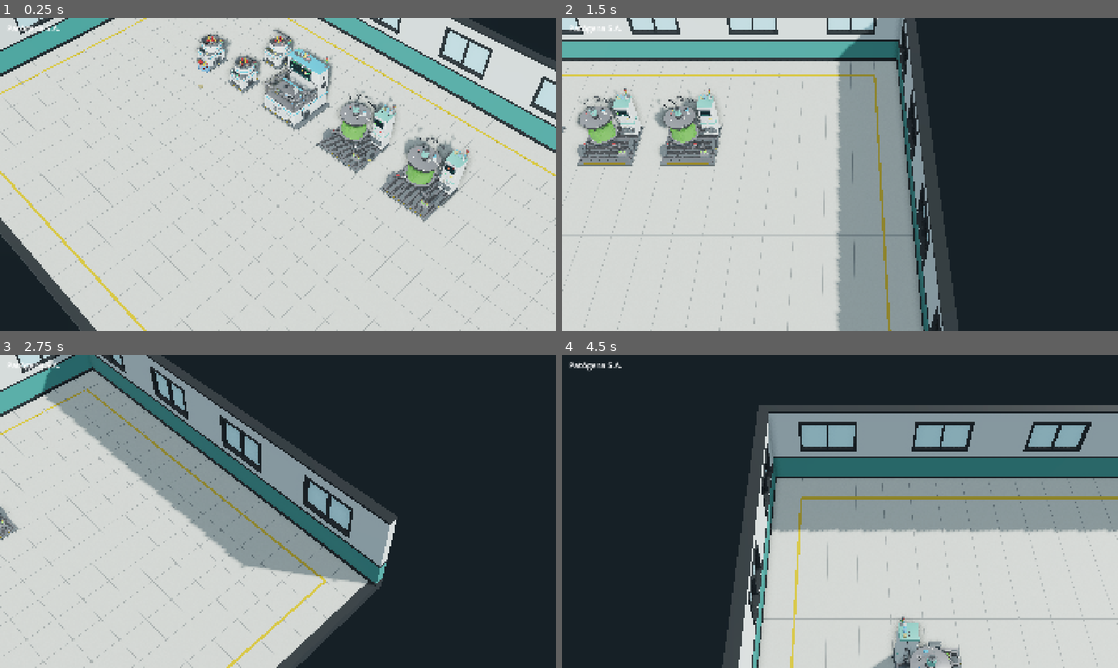
Above: before the commit, frames 1-4 (two rows, left to right).
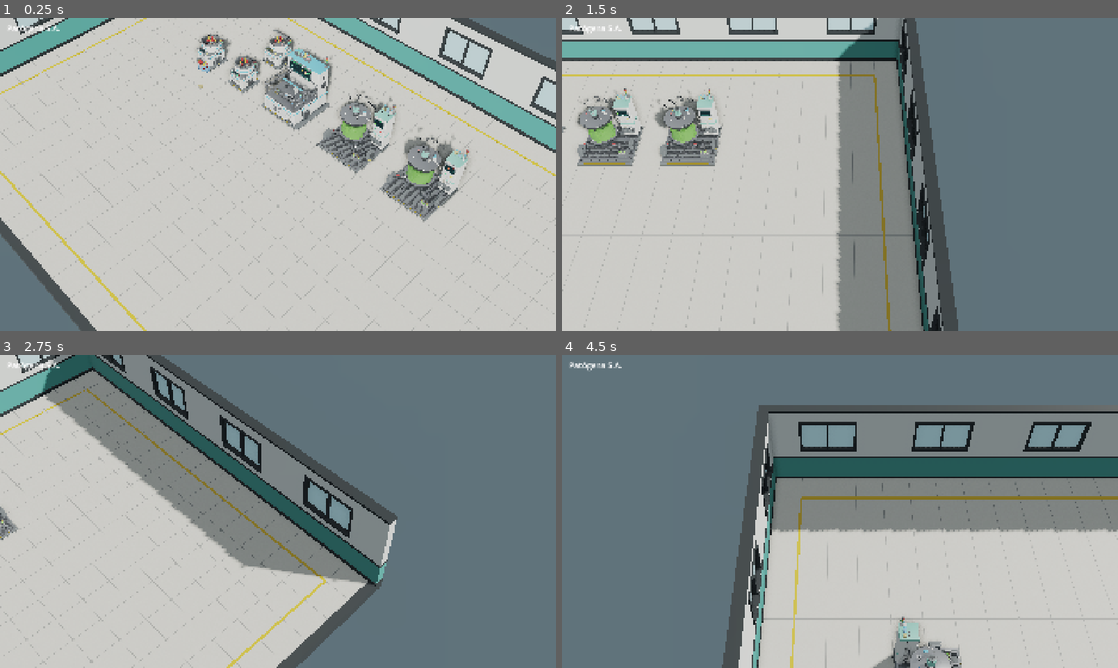
Above: after the commit, the same moments.

Repository: kutedo2001/Patogena
Game: Godot game, scene res://escenas/principal.tscn
The game is run twice, just before and just after one commit, with the same random seed, the same clock (stepped at 60 frames per second) and the same inputs.
Inputs (mouse positions are in pixels of both pictures, inside the frame that each line leads up to):
- Up to frame 1 (0.25 s): no input
- Up to frame 2 (1.5 s): tap Enter at 0.5 s; move the mouse to (962, 158) at 0.52 s; hold Right (ui_right) 0.53-1.25 s; tap Q at 0.6 s; click (962, 158) at 0.67 s; drag from (728, 190) to (812, 237) at 1.27 s
- Up to frame 3 (2.75 s): tap Space at 2 s; move the mouse to (333, 442) at 2.02 s; hold Right (ui_right) from 2.03 s (still down); tap Q at 2.1 s
- Up to frame 4 (4.5 s): release Right (ui_right) at 2.75 s; drag from (812, 574) to (673, 464) at 2.77 s; tap Enter at 3.5 s; move the mouse to (1006, 558) at 3.52 s; hold Left (ui_left) 3.53-4.25 s; tap Q at 3.6 s; drag from (673, 464) to (756, 433) at 4.27 s

The runs differ from the first frame. In frame 1, 3.5% of the frame differs, in the area x 0-100%, y 0-100%; in frame 2, 43%; in frame 3, 57%; in frame 4, 59%.

Commit message:
build: paso a Godot 4.7 y luz web recalibrada (B1)
Co-Authored-By: Claude Opus 5.5 <noreply@anthropic.com>
Claude-Session: https://claude.ai/code/session_01FTH4Ncez4QxregiZRWV3gW

Diff:
--- a/project.godot
+++ b/project.godot
@@ -5,7 +5,7 @@
 config/name="Patógena S.A."
 run/main_scene="res://escenas/principal.tscn"
 config/description="Fábrica 3D isométrica de un laboratorio que provoca un apocalipsis zombi."
-config/features=PackedStringArray("4.3", "Forward Plus")
+config/features=PackedStringArray("4.7", "Forward Plus")
 
 [internationalization]
 locale/fallback="es"
--- a/scripts/principal.gd
+++ b/scripts/principal.gd
@@ -48,12 +48,12 @@
 
 ## Compatibility (web/móvil) en Godot 4.3 no pasa a lineal el color de fondo ni
 ## el ambiente y no tiene SSAO: se compensa para que se vea como en PC (B1).
+const AJ_EXPOSICION := 0.88
+
 func _igualar_renderizadores() -> void:
 	if RenderingServer.get_rendering_device() != null:  # con RenderingDevice = Forward+ o Mobile
 		return
 	var env: Environment = $Entorno.environment
-	# valores medidos comparando capturas píxel a píxel con Forward+
-	env.background_color = env.background_color.srgb_to_linear() * 2.6
-	env.ambient_light_color = env.ambient_light_color.srgb_to_linear()
-	env.ambient_light_energy *= 1.75
-	$Sol.light_energy *= 0.4
+	# Godot 4.7: Compatibility sale un 14 % más claro; se iguala el brillo medio con Forward+ (B1)
+	env.adjustment_enabled = true
+	env.adjustment_brightness = AJ_EXPOSICION
Not shown, added: scripts/camara.gd.uid
Not shown, added: scripts/captura.gd.uid
Not shown, added: scripts/estudio.gd.uid
Not shown, added: scripts/lamina_pantallas.gd.uid
Not shown, added: scripts/maquina.gd.uid
Not shown, added: scripts/materiales.gd.uid
Not shown, added: scripts/pantalla.gd.uid
Not shown, added: scripts/principal.gd.uid
Not shown, added: scripts/sala.gd.uid
Not shown, changed: docs/bugs.md
Not shown, changed: docs/decisiones.md
